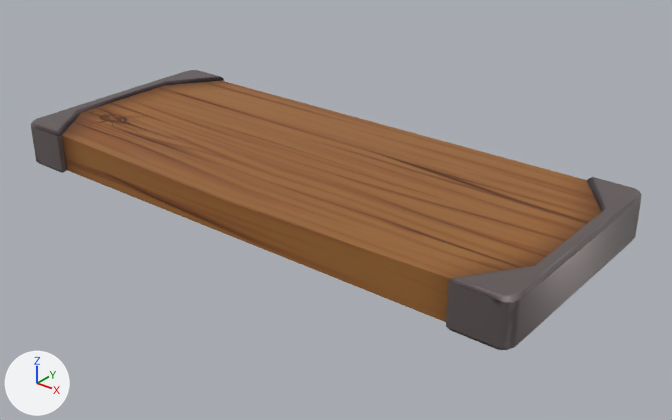
An edit to the glTF model assets/models/wood.glb, drawn before and after from the same camera.
Camera for both pictures: a 50 mm camera at (0.351, -0.412, 0.237) aimed at (0.019, 0.003, -0.02). Arrows for +X, +Y and +Z are at lower left; the lights stay in place.

The scene before the commit, as lines of its bpy script (objects in view):
```python
me_cube_003 = bpy.data.meshes.new('Cube.003')
me_cube_003.from_pydata(...)  # 134 vertices, 264 faces; spans x -0.187..0.187, y -0.078..0.078, z -0.015..0.015
me_cube_003.materials.append(mat_wood)
ob_wood = bpy.data.objects.new('wood', me_cube_003)
ob_wood.location = (0.0, 0.0, 0.0)
```
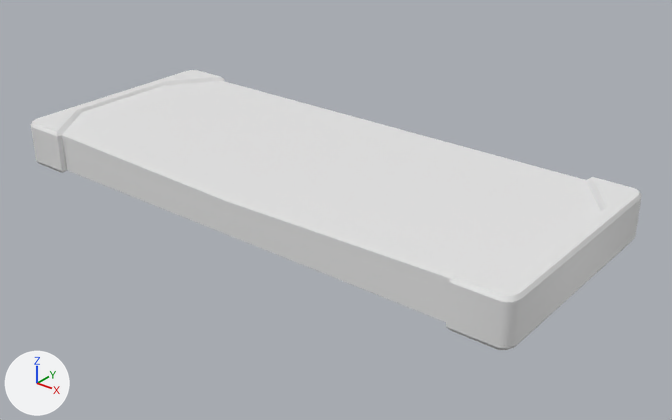
Boxes (x1, y1, x2, y2) around the edits, measured in the pictures (672 x 420 px):
'wood', recoloured (brown to white): (31, 70, 642, 350) in both

The change in detail:
me_cube_003 has 134 vertices, 264 faces and spans x -0.187..0.187, y -0.078..0.078, z -0.015..0.015.
me_cube_003 no longer uses material mat_wood.
